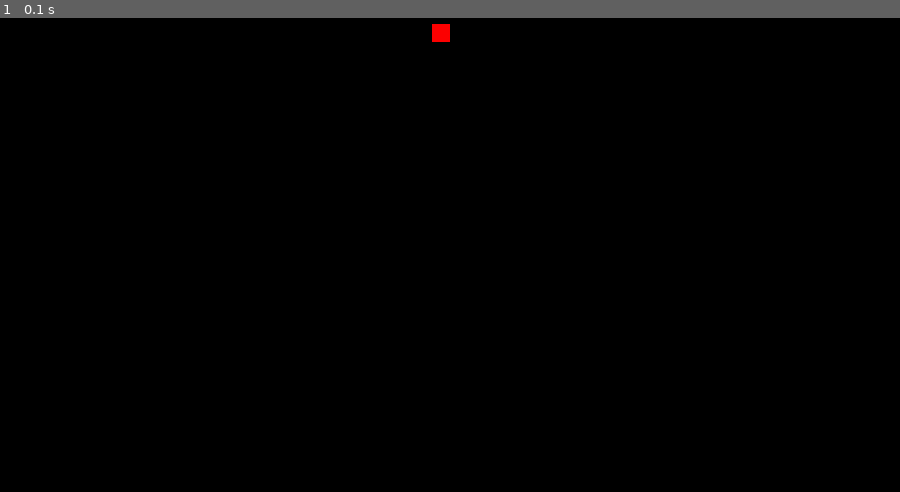
Above: before the commit, frame 1.
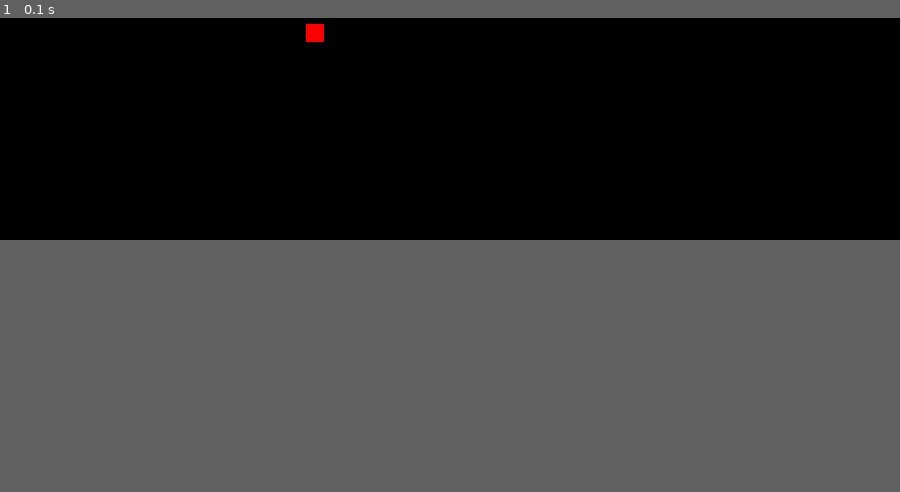
Above: after the commit, the same moment.

Repository: LikelyLucid/Pygame
Game: pygame game, started from Component2.py
The game is run twice, just before and just after one commit, with the same random seed, the same clock (stepped at 60 frames per second) and the same inputs.
Inputs:
- Up to frame 1 (0.1 s): no input
In our replay, the window is 900x900 before the commit and 900x648 after it. These sizes can differ from the game's own. Grey fills any space a smaller window leaves; there, only what the larger window draws over its background counts as a difference.

The runs differ from the first frame. In frame 1, 0.2% of the frame differs, in the area x 34-50%, y 1-6%.

Commit message:
Feb 17, 2023, 11:17 AM

Diff:
--- a/Component2.py
+++ b/Component2.py
@@ -2,7 +2,7 @@
 import time
 pygame.init()
 screen_width = 1000
-screen_height = 1000
+screen_height = 720
 screen = pygame.display.set_mode((screen_width, screen_height))
 
 game_icon = pygame.image.load("icon.jpg")
